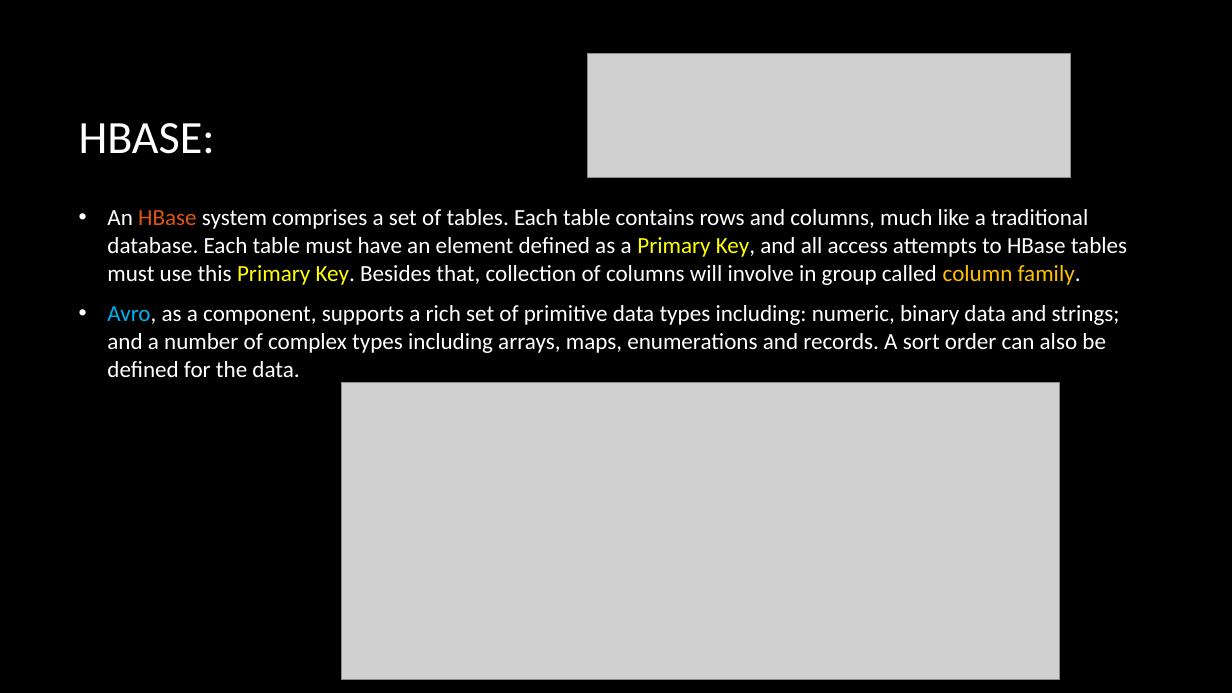
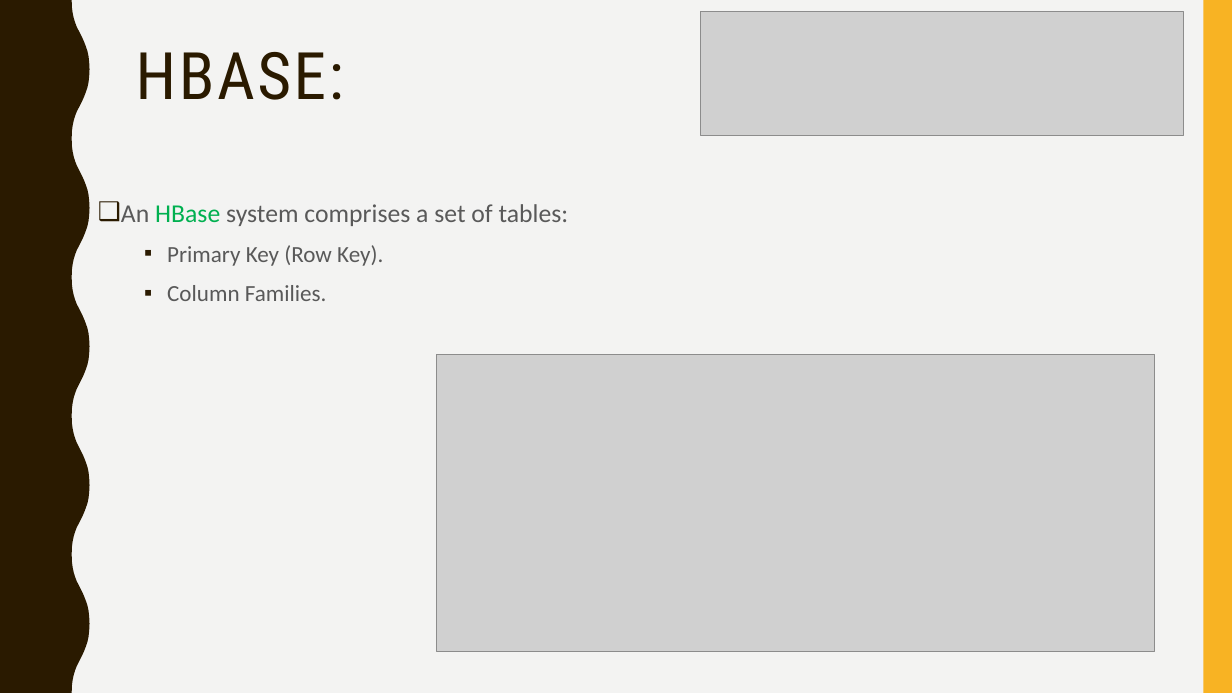
Before and after one commit to fnaticTrucMinh/UIT_AEP_BigDataRESEARCH, a slide deck: slide 11 of Presentation/Ecosystem of Hadoop.pptx (slide 10 before the commit). Drawn at 1232x693 pixels with LibreOffice and Linux fonts; fonts in the diff are those of the drawing; grey boxes stand for pictures; background and template pictures are left out. Boxes give left, top, right and bottom in pixels: in the first picture for what was removed or moved away, otherwise in the second. Text is boxed around its words. In the diff, an @@ line names an element or a change of style, - is before the commit and + after.

```diff
--- a/Presentation/Ecosystem of Hadoop.pptx
+++ b/Presentation/Ecosystem of Hadoop.pptx
@@ background picture (left out) to #F3F3F2 @@
@@ freeform shape added at (0,0,90,693), fill #2A1A00 @@
@@ picture: place and size @@
-picture at (588,54,1070,177)
+picture at (701,12,1183,135)
@@ rectangle added at (1203,0,1232,693), fill #F8B323 @@
@@ title "HBASE:": place and size @@
-title "HBASE:" at (79,123,215,154)
+title "HBASE:" at (136,52,344,100)
@@ title "HBASE:" at (136,52,344,100): size 36 to 51 pt, font Calibri to Roboto Condensed, text colour #FFFFFF to #2A1A00, letter spacing 0 to 2 pt; line spacing 1 to 0.9; vertical alignment middle to top @@
@@ text "An HBase system comprises a ..." at (121,204,569,301): vertical alignment middle to top @@
@@ text at (121,204,569,301): text changed; size 18 to 20 pt; text colour #FFFFFF to #595959 @@
-• An HBase system comprises a set of tables. Each table contains rows and columns, much like a traditional database. Each table must have an element defined as a Primary Key, and all access attempts to HBase tables must use this Primary Key. Besides that, collection of columns will involve in group called column family.
-• Avro, as a component, supports a rich set of primitive data types including: numeric, binary data and strings; and a number of complex types including arrays, maps, enumerations and records. A sort order can also be defined for the data.
+❑ An HBase system comprises a set of tables:
+  ▪ Primary Key (Row Key).
+  ▪ Column Families.
@@ picture: place and size @@
-picture at (342,383,1060,680)
+picture at (437,354,1155,652)
```
Also in this commit, not shown: 12 other slides changed, 18 slides added, 3 slides removed.
